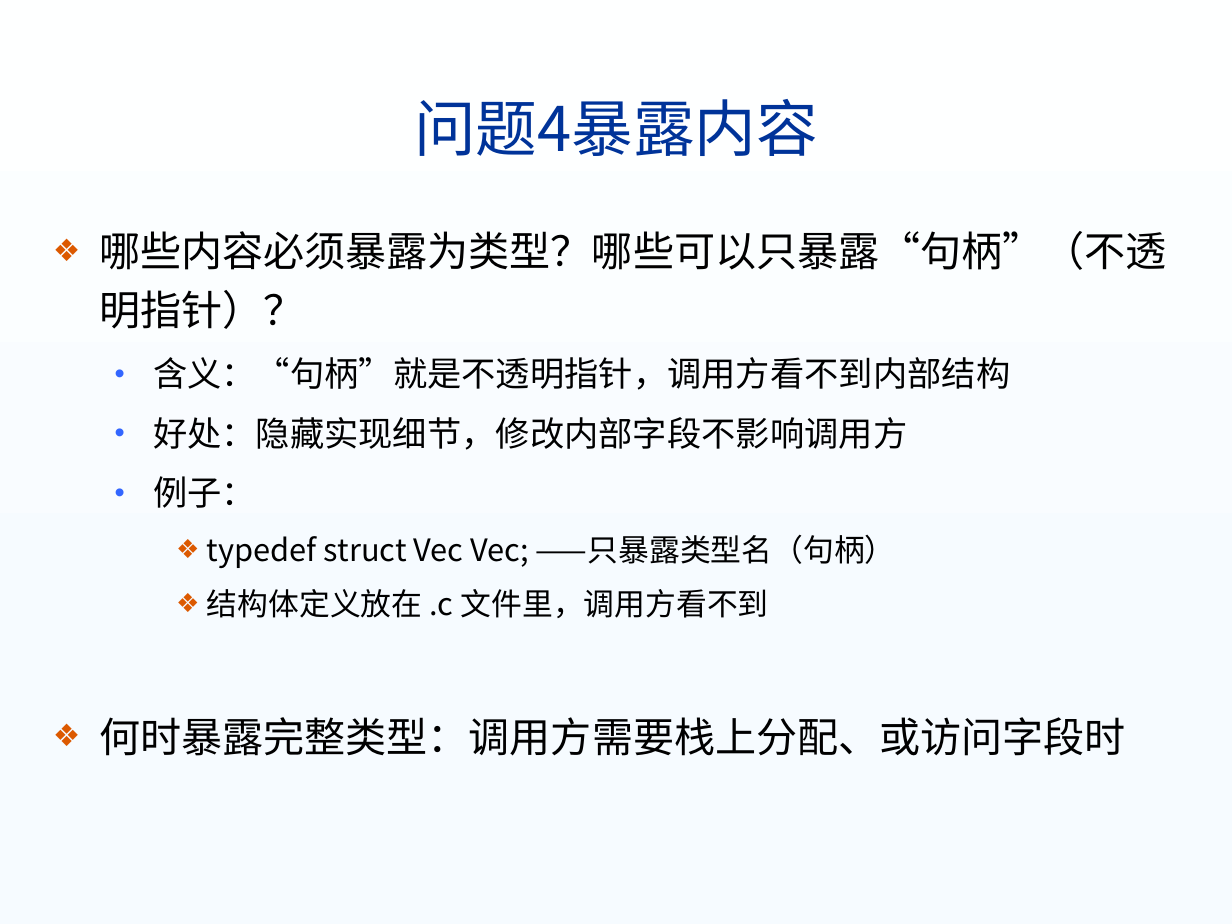
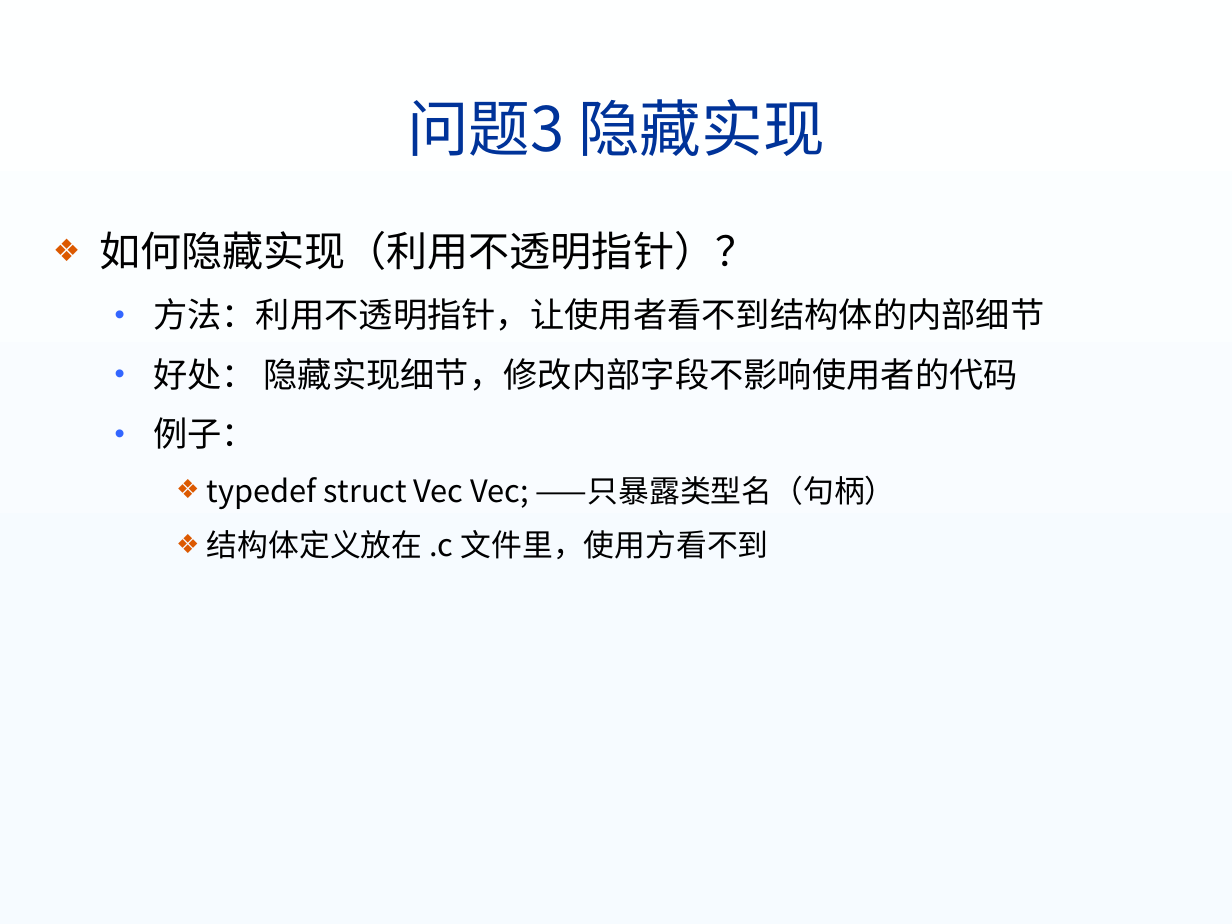
Before and after one commit to USTC-ISP/ustc-isp.github.io, a slide deck: slide 14 of lectures/03模块化程序设计.pptx. Drawn at 1232x924 pixels with LibreOffice and Linux fonts; fonts in the diff are those of the drawing; background and template pictures are left out. Boxes give left, top, right and bottom in pixels: in the first picture for what was removed or moved away, otherwise in the second. Text is boxed around its words. In the diff, an @@ line names an element or a change of style, - is before the commit and + after.

```diff
--- a/lectures/03模块化程序设计.pptx
+++ b/lectures/03模块化程序设计.pptx
@@ title at <box>407,99,824,156</box>: text changed @@
-问题4暴露内容
+问题3 隐藏实现
@@ text at <box>99,231,1044,391</box>: text changed @@
-❖ 哪些内容必须暴露为类型？哪些可以只暴露“句柄”（不透明指针）？
-  • 含义：“句柄”就是不透明指针，调用方看不到内部结构
-  • 好处：隐藏实现细节，修改内部字段不影响调用方
+❖ 如何隐藏实现（利用不透明指针）？
+  • 方法：利用不透明指针，让使用者看不到结构体的内部细节
+  • 好处： 隐藏实现细节，修改内部字段不影响使用者的代码
@@ text at <box>207,530,769,559</box>: text changed; size 24 to 18 pt @@
-    ❖ 结构体定义放在 .c 文件里，调用方看不到
-❖ 何时暴露完整类型：调用方需要栈上分配、或访问字段时
+    ❖ 结构体定义放在 .c 文件里，使用方看不到
```
Also in this commit, not shown: 17 other slides changed, 3 slides added, 8 slides removed, 12 other files.
